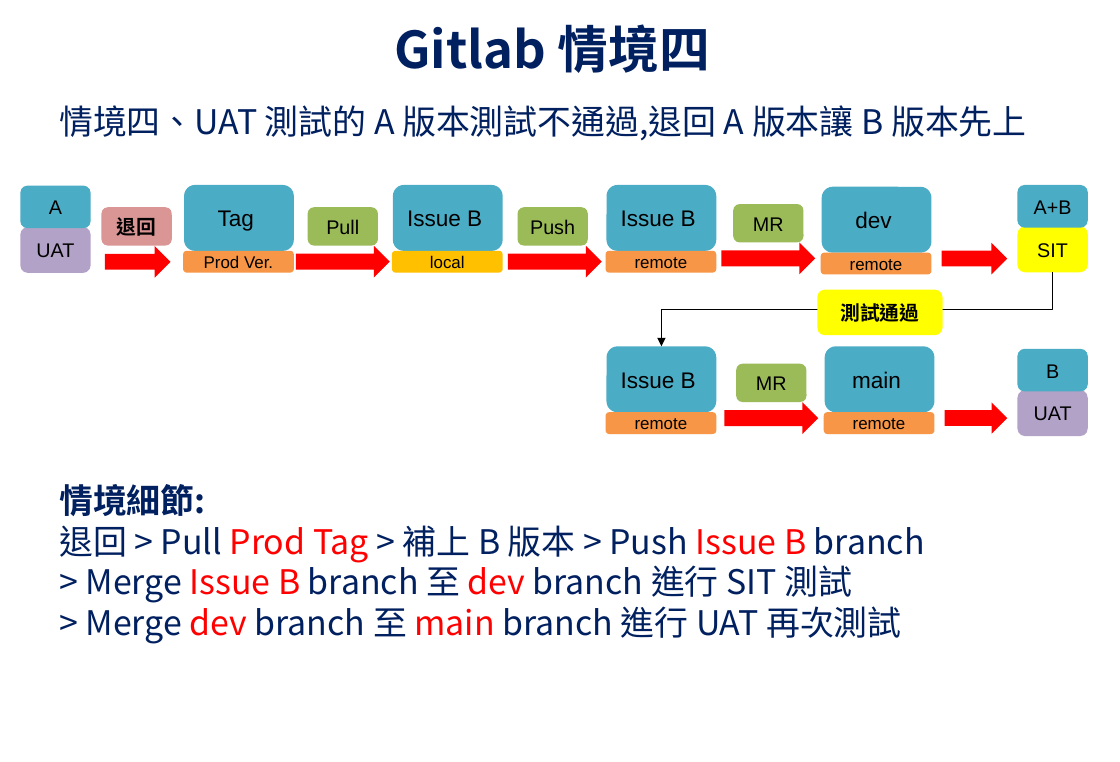
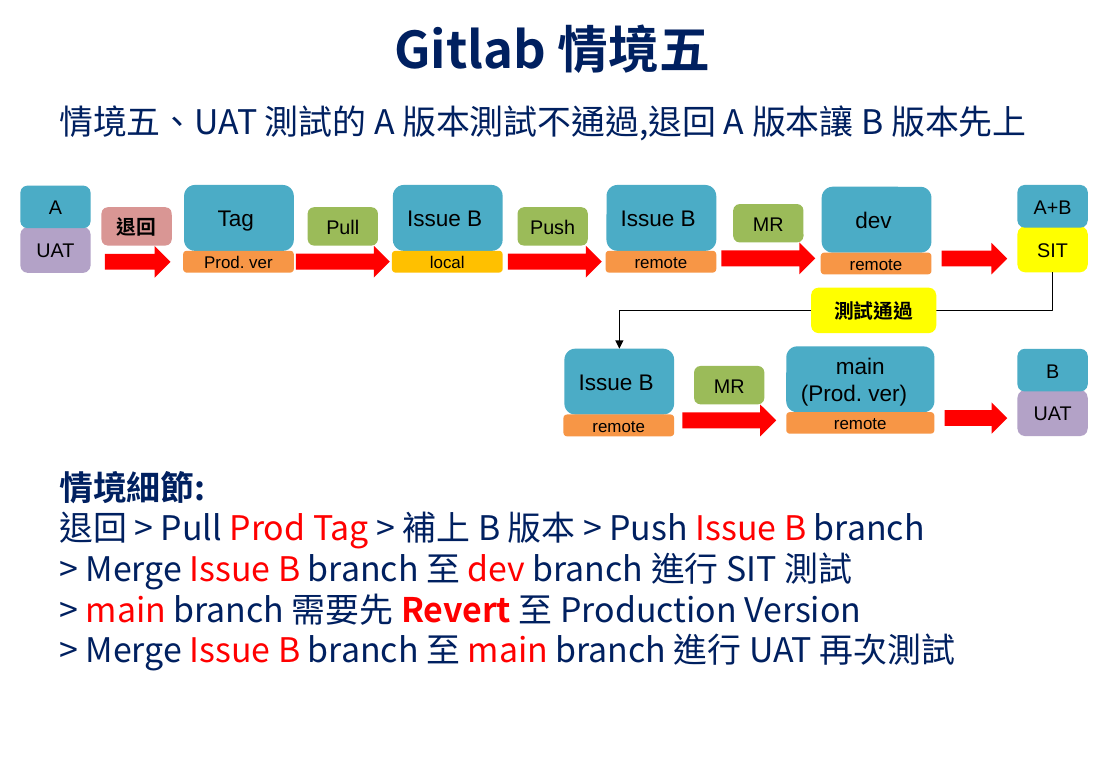
Before and after one commit to UDFWu/transfile, a slide deck: slide 6 of CICD Process.pptx (slide 5 before the commit). Drawn at 1120x762 pixels with LibreOffice and Linux fonts; fonts in the diff are those of the drawing; background and template pictures are left out. Boxes give left, top, right and bottom in pixels: in the first picture for what was removed or moved away, otherwise in the second. Text is boxed around its words. In the diff, an @@ line names an element or a change of style, - is before the commit and + after.

```diff
--- a/CICD Process.pptx
+++ b/CICD Process.pptx
@@ title at <box>394,24,710,73</box>: text changed @@
-Gitlab 情境四
+Gitlab 情境五
@@ text at <box>59,105,1026,141</box>: text changed @@
-情境四、UAT 測試的 A 版本測試不通過,退回 A 版本讓 B 版本先上
+情境五、UAT 測試的 A 版本測試不通過,退回 A 版本讓 B 版本先上
@@ text in rounded rectangle at <box>204,255,272,268</box>: text changed @@
-Prod Ver.
+Prod. ver
@@ elbow arrow moved from (1053, 272) - (662, 347) to (1053, 272) - (620, 349) @@
@@ rounded rectangle "測試通過": place and size @@
-rounded rectangle "測試通過" at <box>818,290,943,335</box>
+rounded rectangle "測試通過" at <box>811,288,936,333</box>
@@ rounded rectangle "Issue B": place and size @@
-rounded rectangle "Issue B" at <box>607,347,717,413</box>
+rounded rectangle "Issue B" at <box>565,349,675,415</box>
@@ rounded rectangle "main": place and size @@
-rounded rectangle "main" at <box>825,347,935,413</box>
+rounded rectangle "main" at <box>787,347,935,413</box>
@@ rounded rectangle "MR": place and size @@
-rounded rectangle "MR" at <box>737,364,807,402</box>
+rounded rectangle "MR" at <box>694,366,764,405</box>
@@ text in rounded rectangle at <box>801,384,907,406</box>: paragraph added @@
+(Prod. ver)
@@ rounded rectangle "remote": place and size @@
-rounded rectangle "remote" at <box>606,413,717,435</box>
+rounded rectangle "remote" at <box>564,415,675,437</box>
@@ right arrow: place and size @@
-right arrow at <box>725,402,818,434</box>
+right arrow at <box>683,405,776,436</box>
@@ rounded rectangle "remote": place and size @@
-rounded rectangle "remote" at <box>824,413,935,435</box>
+rounded rectangle "remote" at <box>787,413,935,434</box>
@@ text "情境細節:": place and size @@
-text "情境細節:" at <box>59,484,925,644</box>
+text "情境細節:" at <box>59,471,954,671</box>
@@ text at <box>86,587,954,671</box>: text changed @@
-> Merge dev branch 至 main branch 進行 UAT 再次測試
+> main branch 需要先 Revert 至 Production Version
+> Merge Issue B branch 至 main branch 進行 UAT 再次測試
```
Also in this commit, not shown: 6 other slides changed, 1 slide added, 1 other file.
